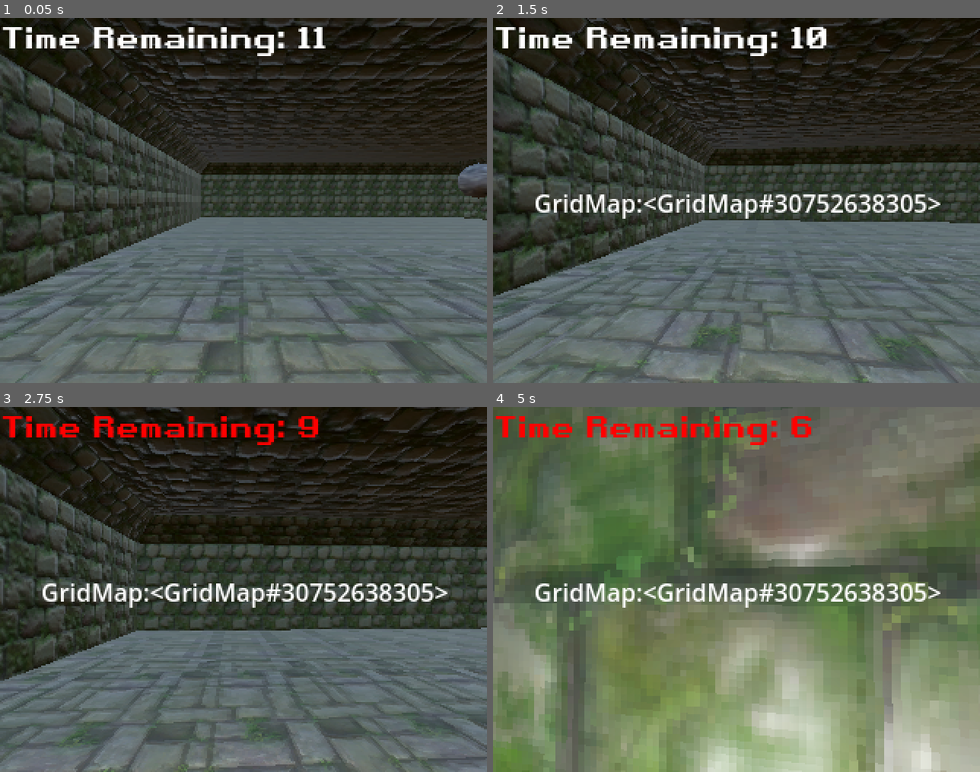
Above: before the commit, frames 1-4 (two rows, left to right).
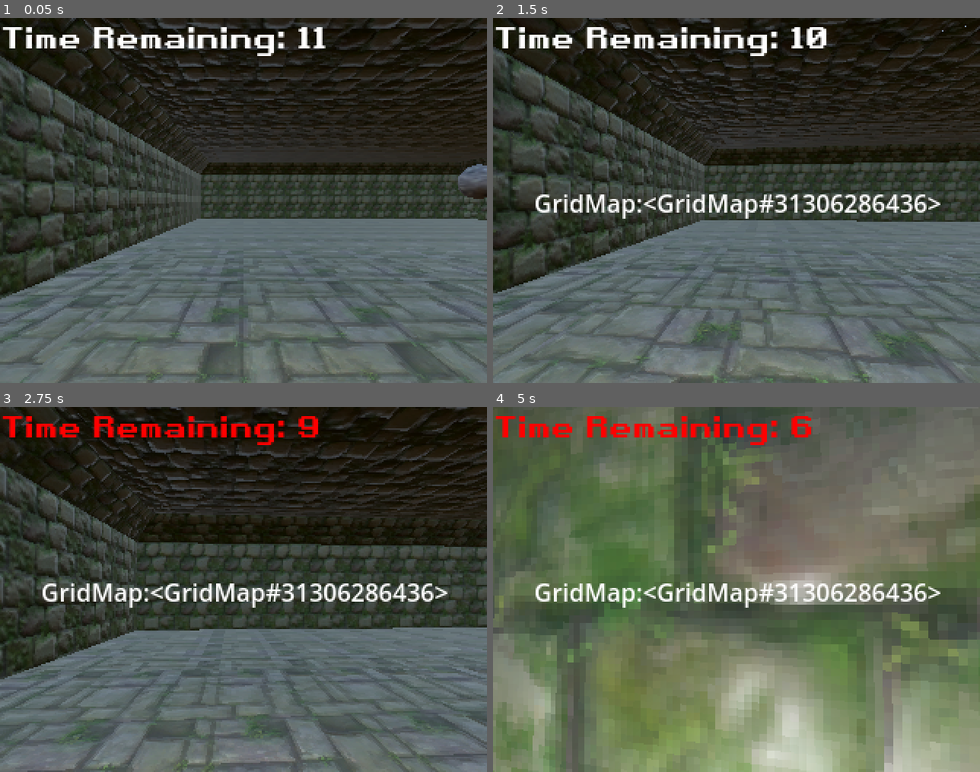
Above: after the commit, the same moments.

Repository: SampaiWasTaken/FatedEnds
Game: Godot game, scene res://main.tscn
Same seed, same stepped clock (60 frames per second), same inputs: the game is played once before the commit and once after it. Sound files missing from this copy of the repository are replaced by a short silence.
Inputs (mouse positions are in pixels of both pictures, inside the frame that each line leads up to):
- Up to frame 1 (0.05 s): no input
- Up to frame 2 (1.5 s): tap Enter (ui_accept) at 0.5, 0.77 s; move the mouse to (760, 200) at 0.52 s; hold Up (ui_up) from 0.53 s (still down); move the mouse to (712, 200) at 1.27 s
- Up to frame 3 (2.75 s): keep holding Up (ui_up); tap Enter (ui_accept) at 1.52 s; move the mouse to (253, 582) at 2.02 s
- Up to frame 4 (5 s): keep holding Up (ui_up); move the mouse to (731, 596) at 2.77 s; tap Enter (ui_accept) at 3.02, 3.77, 4.52 s; move the mouse to (775, 593) at 3.52 s; move the mouse to (697, 585) at 4.27 s

The runs differ from the first frame. In frame 1, 7.1% of the frame differs, in the area x 0-100%, y 0-100%; in frame 2, 10%; in frame 3, 7.9%; in frame 4, 36%.

Commit message:
Camera Wobble and Fade to black on death

Diff:
--- a/fated-ends/Scenes/Player/player.gd
+++ b/fated-ends/Scenes/Player/player.gd
@@ -1,5 +1,9 @@
 extends CharacterBody3D
 
+@export var wobble_amount: float = 0.1
+@export var wobble_speed: float = 10.0
+var wobble_timer: float = 0.0
+var walking = false
 
 const SPEED = 5.0
 const JUMP_VELOCITY = 4.5
@@ -8,6 +12,7 @@
 var playerhealth = 100
 
 @onready var cam = $Camera3D
+@onready var cam_init_pos = cam.position.y
 
 var CamRotation = Vector2(0,0)
 var MouseSens = 0.007
@@ -102,3 +107,15 @@
 
 func _on_ui_shooting() -> void:
 	pass # Replace with function body.
+
+func _process(delta: float) -> void:
+	if is_walking():  # Ensure wobble only happens when moving
+		wobble_timer += delta * wobble_speed
+		var wobble_offset = sin(wobble_timer) * wobble_amount
+		cam.position.y = cam_init_pos + wobble_offset
+	else:
+		wobble_timer = 0.0  # Reset wobble when stationary
+		cam.position.y = cam_init_pos
+
+func is_walking() -> bool:
+	return !velocity.is_equal_approx(Vector3.ZERO)  # Example check for movement
--- a/fated-ends/Scripts/dead_player.gd
+++ b/fated-ends/Scripts/dead_player.gd
@@ -1,13 +1,12 @@
 extends Node3D
 
 
-# Called when the node enters the scene tree for the first time.
+
 func _ready() -> void:
 	$AnimationPlayer.play("mixamo_com")
+	$AnimationPlayer.seek(1.2)
 
 
-
-# Called every frame. 'delta' is the elapsed time since the previous frame.
 func _process(delta: float) -> void:
 	pass
 
--- a/fated-ends/Scripts/game_manager.gd
+++ b/fated-ends/Scripts/game_manager.gd
@@ -1,30 +1,30 @@
 extends Node
 
-@export var player: CharacterBody3D  # Reference to the player node
-@export var corpse_scene: PackedScene  # Reference to the corpse scene
+@export var player: CharacterBody3D
+@export var corpse_scene: PackedScene
 
 func _ready() -> void:
 	for trap in get_tree().get_nodes_in_group("trap"):
 		print(trap)
 		trap.connect("player_death", player_death_by_trap)
 
-# Called when the player dies
+
 func player_death_by_trap():
 	print("triggered death")
+	$"../CanvasLayer/CanvasAnimPlayer".play("fade_black")
 	spawn_corpse()
-	reset_player_position()  # Reset player position but leave corpse behind
+	reset_player_position()
 
 func fated_death():
 	get_tree().reload_current_scene()
 
-# Spawning the corpse at the player's position
+
 func spawn_corpse():
 	var corpse_instance = corpse_scene.instantiate()
 	corpse_instance.transform.origin = player.transform.origin
 	corpse_instance.rotation = player.rotation
 	get_tree().current_scene.add_child.call_deferred(corpse_instance)
 
-# Reset the player's position after death
+
 func reset_player_position():
-	player.transform.origin = Vector3(0, 0, 0)  # Reset to start position
-	 # Reset rotation
+	player.transform.origin = Vector3(0, 0, 0)
--- a/fated-ends/Scripts/timer_manager.gd
+++ b/fated-ends/Scripts/timer_manager.gd
@@ -1,34 +1,33 @@
 extends Node
 
-@export var timer_duration: float # Set your timer duration here
-@onready var timer: float = timer_duration  # Timer starts at the set duration
-@onready var timer_label: Label  # The label that will display the timer
-@onready var audioPlayer: AudioStreamPlayer = $"../AudioStreamPlayer"
-# Called when the node enters the scene tree for the first time.
+@export var timer_duration: float
+@onready var timer: float = timer_duration
+@onready var timer_label: Label
+var playingAudio = false
+
 func _ready():
-	# Get the Label node. Make sure to drag and drop your Label into this variable in the Inspector
-	timer_label = $"../CanvasLayer/DeathTimerLabel"  # Adjust the path if necessary
-
-	# Optionally set label's initial text
+	timer_label = $"../CanvasLayer/DeathTimerLabel"
+	$"../AudioStreamPlayer".connect("finished", audio_finished)
 	timer_label.text = str(timer_duration)
 
 func _process(delta):
-	# Decrease the timer by the delta time (the frame's time)
 	timer -= delta
-
-	# Update the label with the remaining time, formatted as seconds
 	timer_label.text = "Time Remaining: " + str(int(timer))
 
 	if timer <= 10:
-		audioPlayer.play()
-		timer_label.set("theme_override_colors/font_color", Color.RED) # Red color for low time
+		if not playingAudio:
+			playingAudio = true
+			$"../AudioStreamPlayer".volume_db = -15
+			$"../AudioStreamPlayer".play()
+		timer_label.set("theme_override_colors/font_color", Color.RED)
 	else:
-		timer_label.set("theme_override_colors/font_color", Color.WHITE) # Reset to default color
-	# Check if the timer has run out
+		timer_label.set("theme_override_colors/font_color", Color.WHITE)
+
 	if timer <= 0:
 		trigger_fated_death()
+func audio_finished():
+	playingAudio = false
+func trigger_fated_death():
 
-func trigger_fated_death():
-	# Handle the fated death (e.g., reset the scene, trigger animations, etc.)
 	print("Fate claims you.")
 	get_tree().reload_current_scene()
--- a/fated-ends/dead_player.tscn
+++ b/fated-ends/dead_player.tscn
@@ -39,6 +39,9 @@
 [node name="body" parent="Skeleton3D" index="0"]
 material_override = SubResource("StandardMaterial3D_layyc")
 
+[node name="AnimationPlayer" parent="." index="1"]
+speed_scale = 1.7
+
 [node name="StaticBody3D" type="StaticBody3D" parent="." index="2"]
 
 [node name="CollisionShape3D" type="CollisionShape3D" parent="StaticBody3D" index="0"]
--- a/fated-ends/main.tscn
+++ b/fated-ends/main.tscn
@@ -27,6 +27,43 @@
 glow_blend_mode = 0
 volumetric_fog_enabled = true
 volumetric_fog_density = 0.1
+
+[sub_resource type="Animation" id="Animation_1bcv6"]
+resource_name = "fade_black"
+length = 2.0
+tracks/0/type = "value"
+tracks/0/imported = false
+tracks/0/enabled = true
+tracks/0/path = NodePath("ColorRect:color")
+tracks/0/interp = 1
+tracks/0/loop_wrap = true
+tracks/0/keys = {
+"times": PackedFloat32Array(0, 2),
+"transitions": PackedFloat32Array(1, 0.517633),
+"update": 0,
+"values": [Color(0, 0, 0, 1), Color(0, 0, 0, 0)]
+}
+
+[sub_resource type="Animation" id="Animation_81gnw"]
+length = 0.001
+tracks/0/type = "value"
+tracks/0/imported = false
+tracks/0/enabled = true
+tracks/0/path = NodePath("ColorRect:color")
+tracks/0/interp = 1
+tracks/0/loop_wrap = true
+tracks/0/keys = {
+"times": PackedFloat32Array(-0.0333333),
+"transitions": PackedFloat32Array(1),
+"update": 0,
+"values": [Color(0, 0, 0, 0)]
+}
+
+[sub_resource type="AnimationLibrary" id="AnimationLibrary_fitsp"]
+_data = {
+"RESET": SubResource("Animation_81gnw"),
+"fade_black": SubResource("Animation_1bcv6")
+}
 
 [node name="Node3D" type="Node3D"]
 transform = Transform3D(1, 0, 0, 0, 1, 0, 0, 0, 1, 0.0183811, 2.38419e-07, 0.00449753)
@@ -62,6 +99,16 @@
 script = ExtResource("5_luvpe")
 timer_duration = 12.0
 
+[node name="testBlock" parent="." instance=ExtResource("8_b6lgw")]
+transform = Transform3D(1, 0, 0, 0, 1, 0, 0, 0, 1, 5.2346, 1.45796, 0)
+
+[node name="origin" parent="." instance=ExtResource("9_ddsrx")]
+transform = Transform3D(1, 0, 0, 0, 1, 0, 0, 0, 1, 1.93795, 0, 2.34009)
+
+[node name="AudioStreamPlayer" type="AudioStreamPlayer" parent="."]
+stream = ExtResource("10_5xatb")
+volume_db = -5.0
+
 [node name="CanvasLayer" type="CanvasLayer" parent="."]
 
 [node name="DeathTimerLabel" type="Label" parent="CanvasLayer"]
@@ -71,11 +118,15 @@
 theme_override_font_sizes/font_size = 20
 text = "asd"
 
-[node name="testBlock" parent="." instance=ExtResource("8_b6lgw")]
-transform = Transform3D(1, 0, 0, 0, 1, 0, 0, 0, 1, 5.2346, 1.45796, 0)
+[node name="ColorRect" type="ColorRect" parent="CanvasLayer"]
+anchors_preset = 15
+anchor_right = 1.0
+anchor_bottom = 1.0
+grow_horizontal = 2
+grow_vertical = 2
+color = Color(0, 0, 0, 0)
 
-[node name="origin" parent="." instance=ExtResource("9_ddsrx")]
-transform = Transform3D(1, 0, 0, 0, 1, 0, 0, 0, 1, 1.93795, 0, 2.34009)
-
-[node name="AudioStreamPlayer" type="AudioStreamPlayer" parent="."]
-stream = ExtResource("10_5xatb")
+[node name="CanvasAnimPlayer" type="AnimationPlayer" parent="CanvasLayer"]
+libraries = {
+"": SubResource("AnimationLibrary_fitsp")
+}
Not shown: 1 places in fated-ends/main.tscn that only renumber resources
Not shown: 8 places in fated-ends/resources/tileset/tileset.tres that only renumber resources
Not shown, changed: fated-ends/Assets/sounds/mixkit-clock-tower-or-cathedral-bell-587.wav
